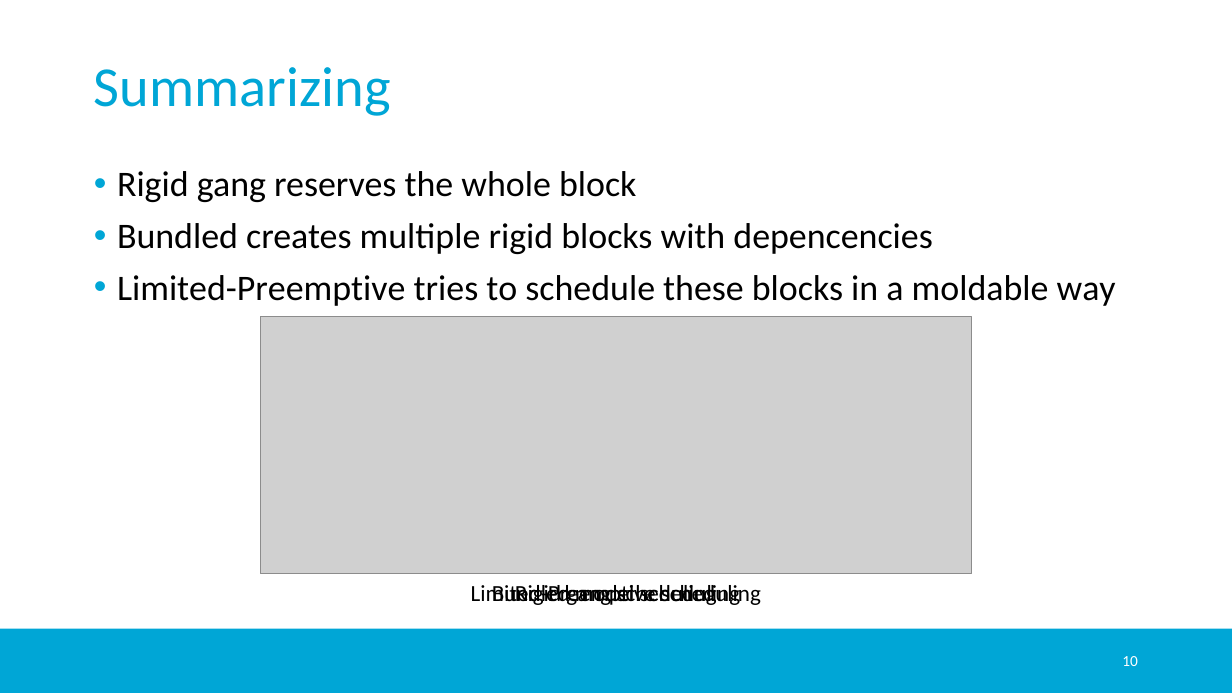
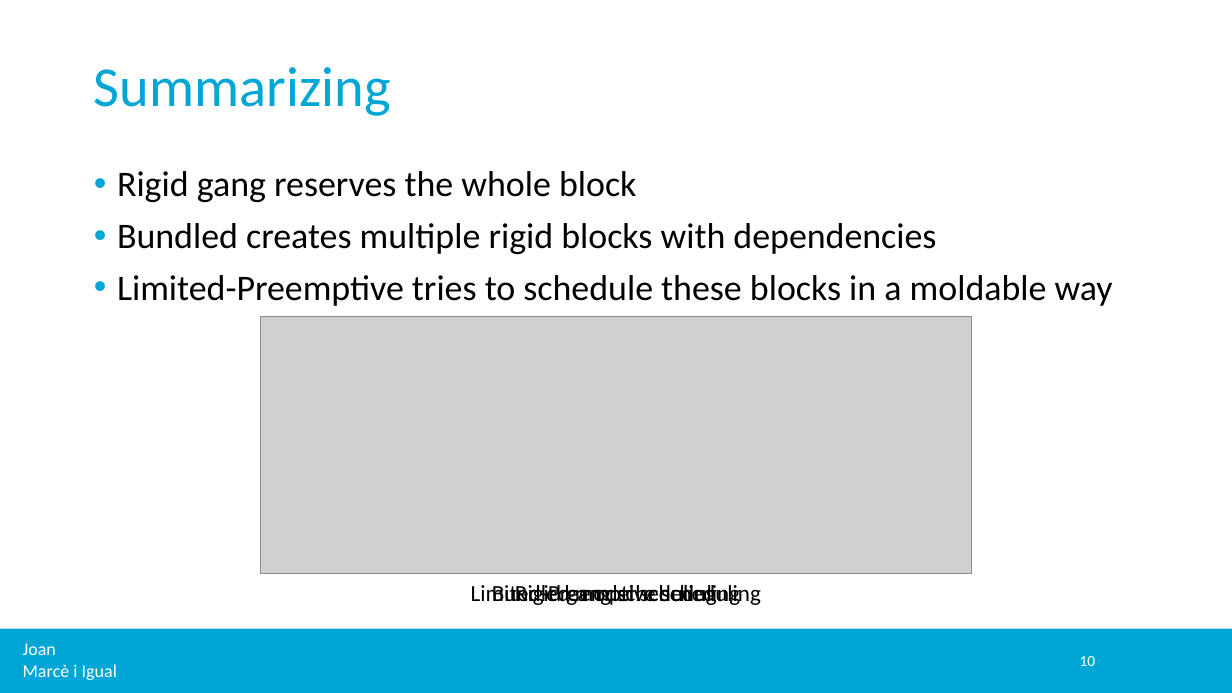
Before and after one commit to jmigual/APATeoria, a slide deck: slide 10 of Notes/TFM_presentations/2020_02_24_v2/2020_02_24_v2.pptx. Drawn at 1232x693 pixels with LibreOffice and Linux fonts; fonts in the diff are those of the drawing; grey boxes stand for pictures; background and template pictures are left out. Boxes give left, top, right and bottom in pixels: in the first picture for what was removed or moved away, otherwise in the second. Text is boxed around its words. In the diff, an @@ line names an element or a change of style, - is before the commit and + after.

```diff
--- a/Notes/TFM_presentations/2020_02_24_v2/2020_02_24_v2.pptx
+++ b/Notes/TFM_presentations/2020_02_24_v2/2020_02_24_v2.pptx
@@ text at (117, 223, 936, 254): text changed @@
-• Bundled creates multiple rigid blocks with depencencies
+• Bundled creates multiple rigid blocks with dependencies
@@ text added at (23, 643, 117, 680), 14 pt, text #FFFFFF @@
+Joan
+Marcè i Igual
@@ page number: place and size @@
-page number at (1122, 656, 1138, 666)
+page number at (1080, 656, 1096, 666)
```
Also in this commit, not shown: 23 other slides changed, 9 other files.
